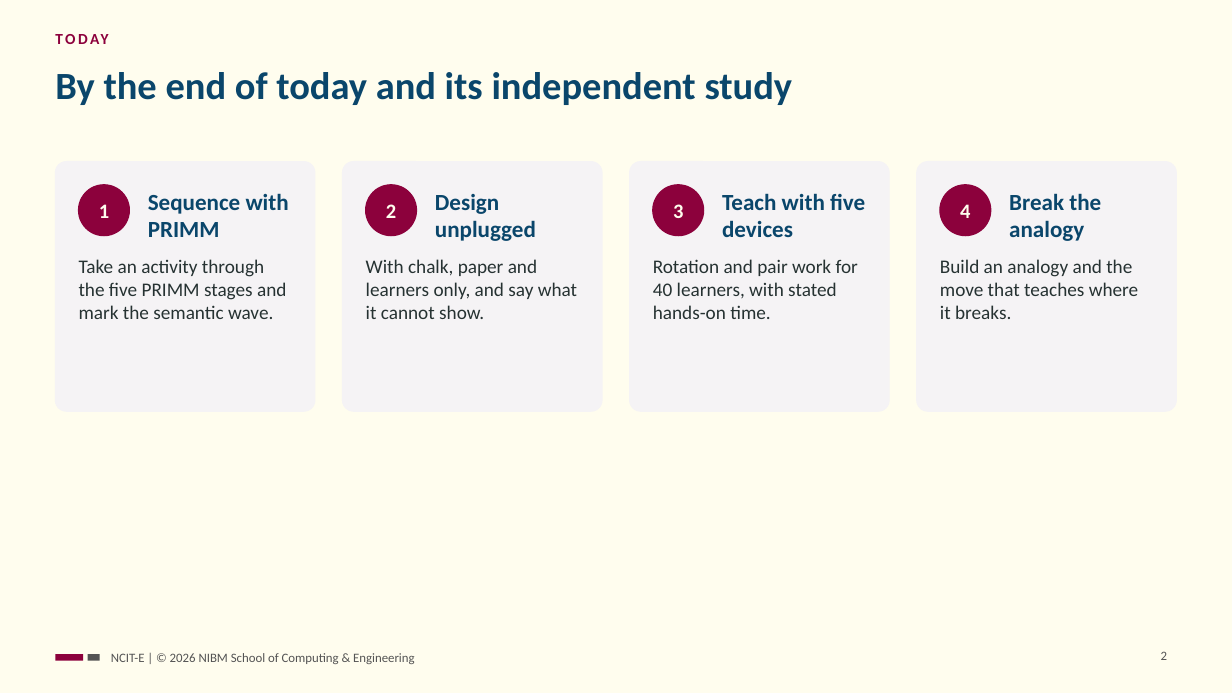
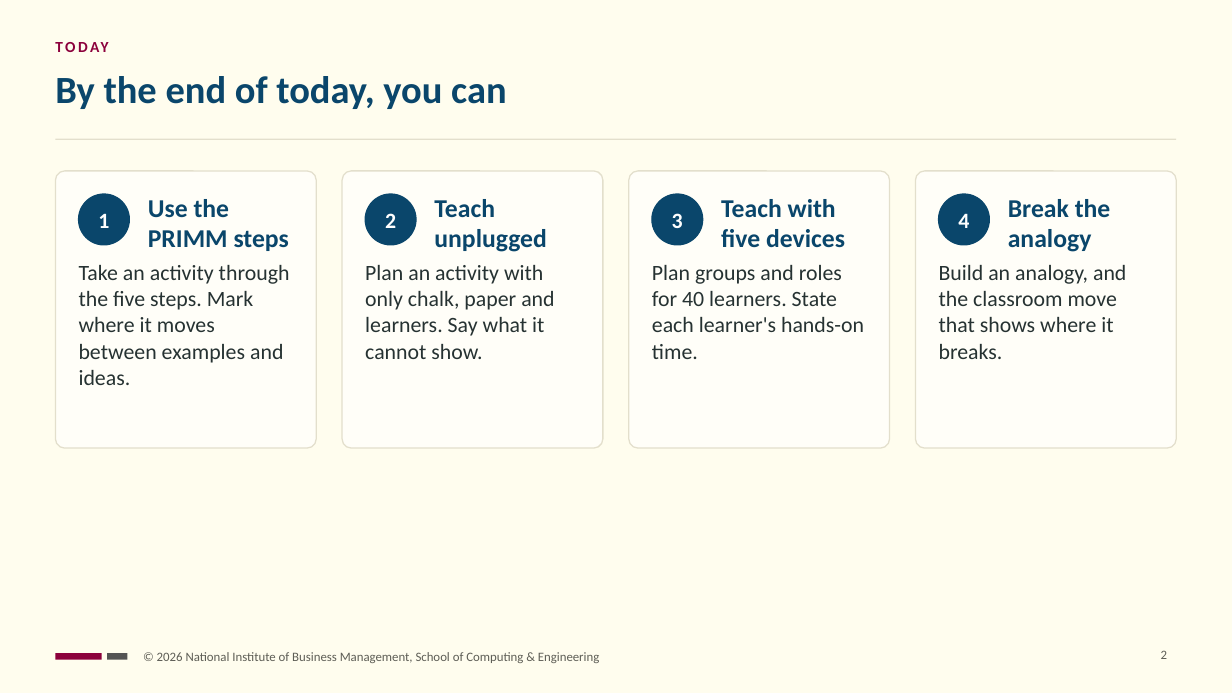
Before and after one commit to NIBM-SOCE/NCIT-E, a slide deck: slide 2 of sessions/s03/slides/ncit-e-s03-right-model.pptx. Drawn at 1232x693 pixels with LibreOffice and Linux fonts; fonts in the diff are those of the drawing. Boxes give left, top, right and bottom in pixels: in the first picture for what was removed or moved away, otherwise in the second. Text is boxed around its words. In the diff, an @@ line names an element or a change of style, - is before the commit and + after.

```diff
--- a/sessions/s03/slides/ncit-e-s03-right-model.pptx
+++ b/sessions/s03/slides/ncit-e-s03-right-model.pptx
@@ text "TODAY": place and size @@
-text "TODAY" at box(55, 30, 1174, 61)
+text "TODAY" at box(55, 37, 1174, 65)
@@ title at box(55, 76, 506, 109): text changed @@
-By the end of today and its independent study
+By the end of today, you can
@@ rectangle added at box(55, 139, 1177, 140), fill #E3DFCC @@
@@ rounded rectangle: place and size @@
-rounded rectangle at box(55, 162, 315, 411)
+rounded rectangle at box(55, 171, 316, 448)
@@ rounded rectangle: place and size @@
-rounded rectangle at box(343, 162, 603, 411)
+rounded rectangle at box(342, 171, 603, 448)
@@ fill #F5F3F5 to #FFFEF8; outline #F5F3F5 1 pt to #E3DFCC 1 pt; proportions changed in 4 elements at box(916, 171, 1177, 448), box(55, 171, 316, 448), box(342, 171, 603, 448), box(628, 171, 889, 448) @@
@@ rounded rectangle: place and size @@
-rounded rectangle at box(630, 162, 890, 411)
+rounded rectangle at box(628, 171, 889, 448)
@@ rounded rectangle: place and size @@
-rounded rectangle at box(917, 162, 1177, 411)
+rounded rectangle at box(916, 171, 1177, 448)
@@ text at box(148, 199, 289, 251): text changed; size 18 to 20 pt @@
-Sequence with PRIMM
+Use the PRIMM steps
@@ text at box(434, 199, 546, 252): text changed; size 18 to 20 pt @@
-Design unplugged
+Teach unplugged
@@ 4 texts, 4 ellipses: place and size @@
-4 texts, 4 ellipses at box(79, 185, 991, 236)
+4 texts, 4 ellipses at box(79, 194, 990, 245)
@@ size 16 to 17 pt, text colour #FFFDEE to #FFFFFF in 4 elements at box(98, 213, 109, 228), box(385, 213, 396, 228), box(958, 213, 969, 228), box(672, 213, 683, 228) @@
@@ fill #8C013C to #0A466B; outline #8C013C 1 pt to #0A466B 1 pt; proportions changed in 4 elements at box(79, 194, 129, 245), box(365, 194, 416, 245), box(939, 194, 990, 245), box(652, 194, 702, 245) @@
@@ text "Teach with five devices" at box(721, 199, 845, 248): size 18 to 20 pt @@
@@ text "Break the analogy" at box(1008, 199, 1111, 252): size 18 to 20 pt @@
@@ text at box(79, 265, 290, 385): text changed; size 15 to 17 pt @@
-Take an activity through the five PRIMM stages and mark the semantic wave.
+Take an activity through the five steps. Mark where it moves between examples and ideas.
@@ text at box(365, 265, 554, 359): text changed; size 15 to 17 pt @@
-With chalk, paper and learners only, and say what it cannot show.
+Plan an activity with only chalk, paper and learners. Say what it cannot show.
@@ text at box(652, 265, 864, 359): text changed; size 15 to 17 pt @@
-Rotation and pair work for 40 learners, with stated hands-on time.
+Plan groups and roles for 40 learners. State each learner's hands-on time.
@@ text at box(939, 265, 1126, 359): text changed; size 15 to 17 pt @@
-Build an analogy and the move that teaches where it breaks.
+Build an analogy, and the classroom move that shows where it breaks.
@@ rectangle: place and size @@
-rectangle at box(55, 654, 83, 661)
+rectangle at box(55, 653, 102, 660)
@@ rectangle: place and size @@
-rectangle at box(88, 654, 100, 661)
+rectangle at box(107, 653, 128, 660)
@@ text at box(157, 652, 599, 663): text changed; text colour #545454 to #5E5E56 @@
-NCIT-E | © 2026 NIBM School of Computing & Engineering
+© 2026 National Institute of Business Management, School of Computing & Engineering
```
Also in this commit, not shown: 17 other slides changed, 1 slide removed, 6 other files.
